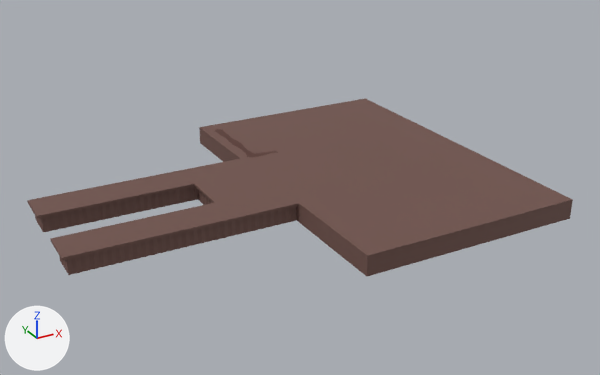
Before and after pictures for a commit that changed the FBX model Assets/Models/Industrial Revolution/Docks.fbx.
Rendered twice from a camera (50 mm lens) standing at (-1123.0, -1987.0, 785.0) and looking at (-235.0, -372.0, -22.0). The lights are fixed; the arrows at lower left show +X, +Y and +Z. Where no turn or scale is listed for an object, it has been applied to the vertices. Vertices at the same position are counted once.

The older version as bpy lines, for what is in view:
```python
me_cube_037 = bpy.data.meshes.new('Cube.037')
me_cube_037.from_pydata(...)  # 573 vertices, 307 faces; spans x -255.0..832.0, y -438.0..427.0, z -48.0..1.0
# faces by material slot: [263, 44]
me_cube_037.materials.append(mat_docks_concrete)  # brown #70514a
me_cube_037.materials.append(mat_dirt)  # brown #58342c
ob_cube_036 = bpy.data.objects.new('Cube.036', me_cube_037)
ob_cube_036.location = (-580.0, -336.0, 0.0)
```
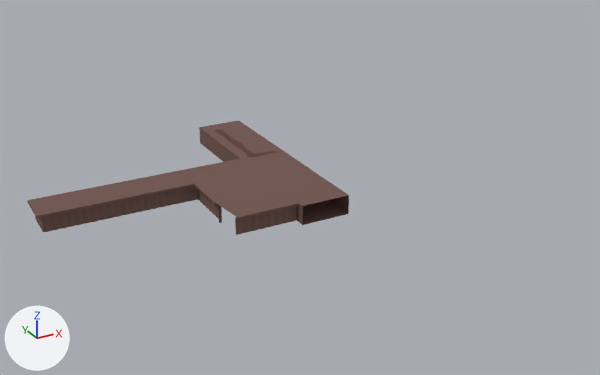
What changed in the scene script:
```text
Change me_cube_037:
    used by ob_cube_036; location = (-580.0, -336.0, 0.0)
    remove me_cube_037.from_pydata(...)  # 573 vertices, 307 faces; spans x -255.0..832.0, y -438.0..427.0, z -48.0..1.0
    add me_cube_037.from_pydata(...)  # 386 vertices, 207 faces; spans x -255.0..399.0, y -172.0..427.0, z -48.0..1.0
    me_cube_037 part 1
    193 vertices are removed from x -255.0..832.0, y -438.0..427.0, z -48.0..0.0
    105 faces are deleted
    6 vertices are added at (277.0, -172.0, -48.0), (399.0, 427.0, -48.0), (399.0, -172.0, -48.0), (277.0, -172.0, 0.0), (399.0, -172.0, 0.0), (399.0, 427.0, 0.0)
    5 new faces join them, mat_docks_concrete (brown #70514a)
```

Location of each change, (x1, y1, x2, y2) in pixels of the pictures (600 x 375 px):
'Cube.036', reshaped (41% narrower, 35% shorter): before (27, 98, 573, 276); after (27, 120, 349, 235)
part 1 of me_cube_037, cut back: before (50, 98, 573, 276); after (237, 120, 349, 225)
